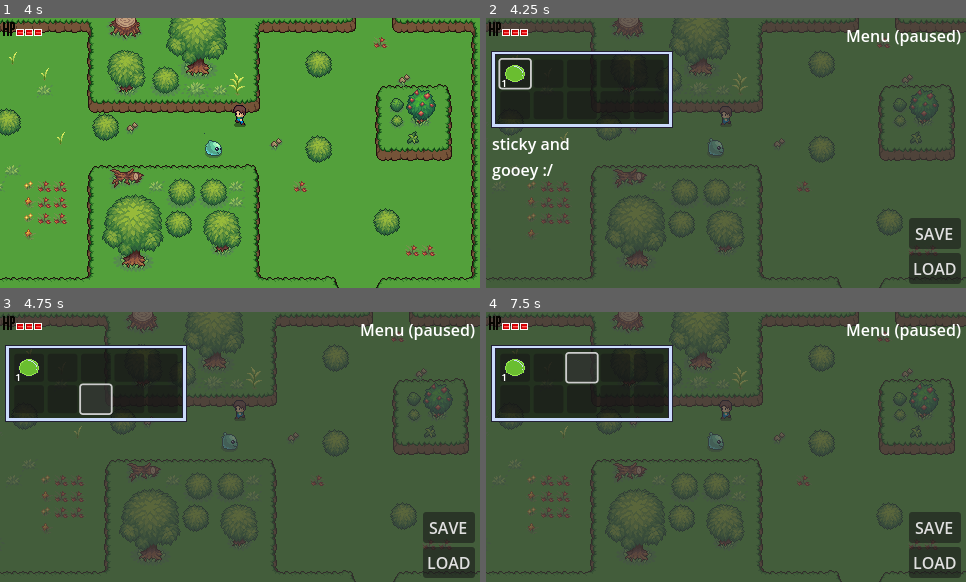
Above: before the commit, frames 1-4 (two rows, left to right).
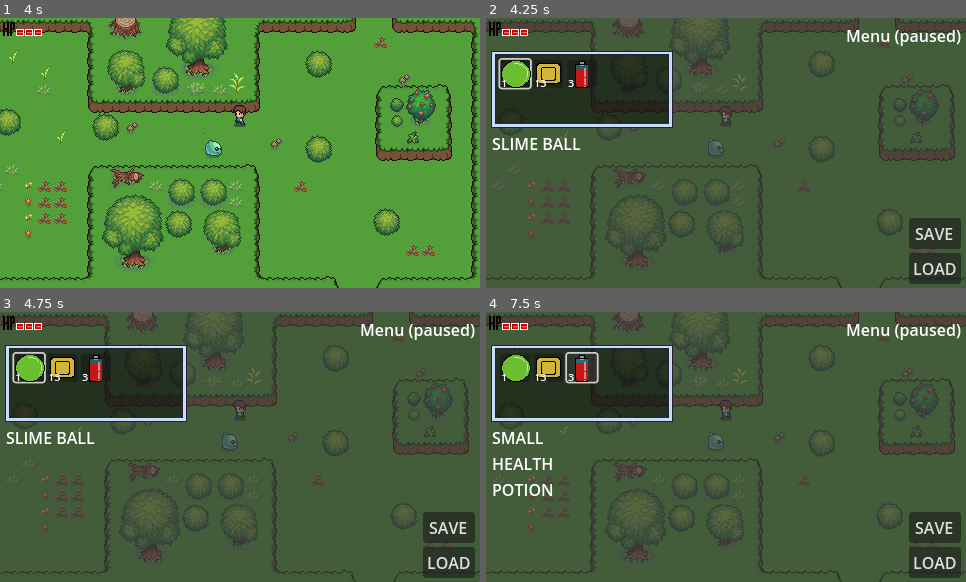
Above: after the commit, the same moments.

Repository: JoshGP444/aarpg-5
Game: Godot game, scene res://playground.tscn
Two runs of this game, one before a commit and one after it. Both use one fixed random seed, a clock stepped at 60 frames per second and the inputs below.
Inputs (mouse positions are in pixels of both pictures, inside the frame that each line leads up to):
- Up to frame 1 (4 s): tap Enter at 0.5 s; move the mouse to (345, 139) at 0.52 s; press the mouse at (345, 139) at 0.53 s; hold D (right) 0.53-1.28 s; move the mouse to (144, 166) at 1.27 s; release the mouse at (144, 166) at 1.28 s; hold S (down) 1.28-2.03 s; click (144, 166) at 1.35 s; move the mouse to (288, 93) at 2.02 s; press the mouse at (288, 93) at 2.03 s; hold D (right) 2.03-2.78 s; move the mouse to (216, 207) at 2.77 s; release the mouse at (216, 207) at 2.78 s; hold W (up) 2.78-3.53 s; click (216, 207) at 2.85 s; move the mouse to (384, 193) at 3.52 s; press the mouse at (384, 193) at 3.53 s; hold A (left) from 3.53 s (still down)
- Up to frame 2 (4.25 s): keep holding A (left); tap Escape (pause) at 4.15 s
- Up to frame 3 (4.75 s): keep holding A (left); move the mouse to (96, 406) at 4.27 s; release the mouse at (96, 406) at 4.28 s; click (96, 406) at 4.35 s
- Up to frame 4 (7.5 s): release A (left) at 5 s; click "1" at 5 s; click (548, 368) at 5.77 s; click (548, 368) at 6.5 s, where only the run after the commit has a clickable "13"; click (582, 368) at 7.27 s

Frame 1 is identical in both runs. In frame 2, 1.8% of the frame differs, in the area x 1-22%, y 15-60%; in frame 3, 1.9%, in the area x 1-24%, y 14-49%; in frame 4, 1.8%.

Commit message:
retexture

Diff:
--- a/GUI/Inventory/inventory_slot.tscn
+++ b/GUI/Inventory/inventory_slot.tscn
@@ -5,9 +5,11 @@
 
 [sub_resource type="AtlasTexture" id="AtlasTexture_f7yqn"]
 atlas = ExtResource("1_8qd5n")
-region = Rect2(39, 73, 23, 21)
+region = Rect2(4, 5, 23, 21)
 
 [node name="InventorySlot" type="Button"]
+texture_filter = 1
+texture_repeat = 1
 custom_minimum_size = Vector2(32, 32)
 anchors_preset = 15
 anchor_right = 1.0
@@ -19,6 +21,8 @@
 script = ExtResource("1_f7yqn")
 
 [node name="TextureRect" type="TextureRect" parent="."]
+texture_filter = 1
+texture_repeat = 1
 layout_mode = 0
 offset_right = 32.0
 offset_bottom = 32.0
--- a/GUI/Inventory/player_inventory.tres
+++ b/GUI/Inventory/player_inventory.tres
@@ -1,8 +1,10 @@
-[gd_resource type="Resource" script_class="InventoryData" load_steps=5 format=3 uid="uid://bbsqgow65spjk"]
+[gd_resource type="Resource" script_class="InventoryData" load_steps=9 format=3 uid="uid://bbsqgow65spjk"]
 
 [ext_resource type="Script" uid="uid://bvxvqcvjy7e2w" path="res://GUI/Inventory/Scripts/inventory_data.gd" id="1_opfcd"]
 [ext_resource type="Script" uid="uid://iyci8dpaffrv" path="res://GUI/Inventory/Scripts/slot_data.gd" id="2_2hsbe"]
 [ext_resource type="Resource" uid="uid://dawudg3bppgbq" path="res://Items/slime.tres" id="3_2hsbe"]
+[ext_resource type="Resource" uid="uid://bk1gvwymqghm2" path="res://Items/coin.tres" id="4_pge86"]
+[ext_resource type="Resource" uid="uid://c4kof4seu5p60" path="res://Items/potion.tres" id="5_ml4o4"]
 
 [sub_resource type="Resource" id="Resource_2pvxp"]
 script = ExtResource("2_2hsbe")
@@ -10,7 +12,19 @@
 quantity = 1
 metadata/_custom_type_script = "uid://iyci8dpaffrv"
 
+[sub_resource type="Resource" id="Resource_ssnfx"]
+script = ExtResource("2_2hsbe")
+item_data = ExtResource("4_pge86")
+quantity = 13
+metadata/_custom_type_script = "uid://iyci8dpaffrv"
+
+[sub_resource type="Resource" id="Resource_1rdl3"]
+script = ExtResource("2_2hsbe")
+item_data = ExtResource("5_ml4o4")
+quantity = 3
+metadata/_custom_type_script = "uid://iyci8dpaffrv"
+
 [resource]
 script = ExtResource("1_opfcd")
-slots = Array[ExtResource("2_2hsbe")]([SubResource("Resource_2pvxp"), null, null, null, null, null, null, null, null, null])
+slots = Array[ExtResource("2_2hsbe")]([SubResource("Resource_2pvxp"), SubResource("Resource_ssnfx"), SubResource("Resource_1rdl3")])
 metadata/_custom_type_script = "uid://bvxvqcvjy7e2w"
--- a/GUI/Pause_Menu/pause_menu.tscn
+++ b/GUI/Pause_Menu/pause_menu.tscn
@@ -26,6 +26,8 @@
 script = ExtResource("1_58j35")
 
 [node name="Control" type="Control" parent="."]
+texture_filter = 1
+texture_repeat = 1
 layout_mode = 3
 anchors_preset = 15
 anchor_right = 1.0
@@ -34,6 +36,8 @@
 grow_vertical = 2
 
 [node name="ColorRect" type="ColorRect" parent="Control"]
+texture_filter = 1
+texture_repeat = 1
 layout_mode = 1
 anchors_preset = 15
 anchor_right = 1.0
@@ -68,6 +72,8 @@
 autowrap_mode = 2
 
 [node name="PanelContainer" type="PanelContainer" parent="Control"]
+texture_filter = 1
+texture_repeat = 1
 layout_mode = 0
 offset_left = 5.0
 offset_top = 33.0
@@ -77,6 +83,9 @@
 theme_override_styles/panel = SubResource("StyleBoxTexture_5w2dm")
 
 [node name="GridContainer" type="GridContainer" parent="Control/PanelContainer"]
+texture_filter = 1
+texture_repeat = 1
+custom_minimum_size = Vector2(32, 32)
 layout_mode = 2
 columns = 5
 script = ExtResource("3_5w2dm")
@@ -101,6 +110,8 @@
 layout_mode = 2
 
 [node name="VBoxContainer" type="VBoxContainer" parent="Control"]
+texture_filter = 1
+texture_repeat = 1
 layout_mode = 1
 anchors_preset = 8
 anchor_left = 0.5
--- /dev/null
+++ b/Items/coin.tres
@@ -0,0 +1,15 @@
+[gd_resource type="Resource" script_class="ItemData" load_steps=4 format=3 uid="uid://bk1gvwymqghm2"]
+
+[ext_resource type="Script" uid="uid://4ti3h37fusny" path="res://Items/Scripts/item_data.gd" id="1_86528"]
+[ext_resource type="Texture2D" uid="uid://rv5leg4orbba" path="res://Items/Sprites/items01.png" id="2_86528"]
+
+[sub_resource type="AtlasTexture" id="AtlasTexture_eh8sd"]
+atlas = ExtResource("2_86528")
+region = Rect2(105, 10, 30, 28)
+
+[resource]
+script = ExtResource("1_86528")
+name = "coin"
+description = "A COIN"
+texture = SubResource("AtlasTexture_eh8sd")
+metadata/_custom_type_script = "uid://4ti3h37fusny"
--- /dev/null
+++ b/Items/potion.tres
@@ -0,0 +1,15 @@
+[gd_resource type="Resource" script_class="ItemData" load_steps=4 format=3 uid="uid://c4kof4seu5p60"]
+
+[ext_resource type="Script" uid="uid://4ti3h37fusny" path="res://Items/Scripts/item_data.gd" id="1_5vqjr"]
+[ext_resource type="Texture2D" uid="uid://rv5leg4orbba" path="res://Items/Sprites/items01.png" id="2_5vqjr"]
+
+[sub_resource type="AtlasTexture" id="AtlasTexture_t8xv6"]
+atlas = ExtResource("2_5vqjr")
+region = Rect2(64, 6, 16, 33)
+
+[resource]
+script = ExtResource("1_5vqjr")
+name = "potion"
+description = "SMALL HEALTH POTION"
+texture = SubResource("AtlasTexture_t8xv6")
+metadata/_custom_type_script = "uid://4ti3h37fusny"
--- a/Items/slime.tres
+++ b/Items/slime.tres
@@ -1,15 +1,15 @@
 [gd_resource type="Resource" script_class="ItemData" load_steps=4 format=3 uid="uid://dawudg3bppgbq"]
 
 [ext_resource type="Script" uid="uid://4ti3h37fusny" path="res://Items/Scripts/item_data.gd" id="1_koj1x"]
-[ext_resource type="Texture2D" uid="uid://ct2ai1eruncgr" path="res://Items/Sprites/Slimeball.png" id="2_8brvq"]
+[ext_resource type="Texture2D" uid="uid://rv5leg4orbba" path="res://Items/Sprites/items01.png" id="2_8brvq"]
 
 [sub_resource type="AtlasTexture" id="AtlasTexture_0uy40"]
 atlas = ExtResource("2_8brvq")
-region = Rect2(39, 73, 23, 21)
+region = Rect2(7, 8, 34, 33)
 
 [resource]
 script = ExtResource("1_koj1x")
 name = "slime"
-description = "sticky and gooey :/"
+description = "SLIME BALL"
 texture = SubResource("AtlasTexture_0uy40")
 metadata/_custom_type_script = "uid://4ti3h37fusny"
--- a/Level/Area1/01.tscn
+++ b/Level/Area1/01.tscn
@@ -689,7 +689,7 @@
 script = ExtResource("1_q1alu")
 
 [node name="Plains" parent="." instance=ExtResource("1_qm2t4")]
-tile_map_data = PackedByteArray("AAAAAAAAAQAEAAEAAAAAAAEAAQA …(15616 unchanged characters)… CAAkAAAAjABEAAQACAAkAAAAjABIAAQACAAkAAAA=")
+tile_map_data = PackedByteArray("AAAAAAAAAQAEAAEAAAAAAAEAAQA …(15616 unchanged characters)… CAAkAAAAjABEAAQACAAkAAAAjABIAAQACAAkAAAANABEAAQAEAAQAAAAOABEAAQAEAAQAAAAOABIAAQAEAAQAAAANABIAAQAEAAQAAAA=")
 
 [node name="objects" type="TileMapLayer" parent="Plains"]
 tile_map_data = PackedByteArray("AAAHAAUAAAALADEAAAAIAAUAAAAMADEAAAAUAAUAAAALADEAAAAVAAUAAAAMADEAAAAHAAwAAAALADEAAAAIAA …(3728 unchanged characters)…
--- a/project.godot
+++ b/project.godot
@@ -11,7 +11,7 @@
 [application]
 
 config/name="GameProject :3"
-config/tags=PackedStringArray("00015", "version0.1.5")
+config/tags=PackedStringArray("version0.1.6")
 run/main_scene="res://playground.tscn"
 config/features=PackedStringArray("4.4", "Forward Plus")
 config/icon="res://icon.svg"
Binary file added: Items/Sprites/Cursed_coin.png
Not shown, added: Items/Sprites/Cursed_coin.png.import
Binary file added: Items/Sprites/Potion.ase
Binary file added: Items/Sprites/Potion.png
Not shown, added: Items/Sprites/Potion.png.import
Binary file changed: Items/Sprites/Slimeball.png
Binary file added: Items/Sprites/items.png
Not shown, added: Items/Sprites/items.png.import
Binary file added: Items/Sprites/items01.png
Not shown, added: Items/Sprites/items01.png.import
